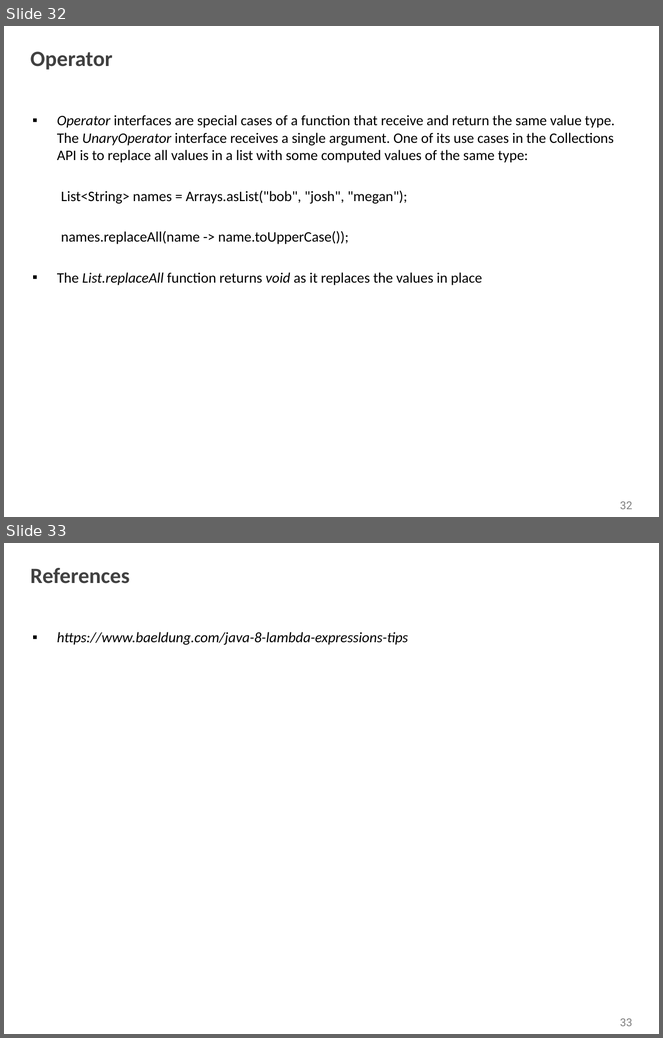
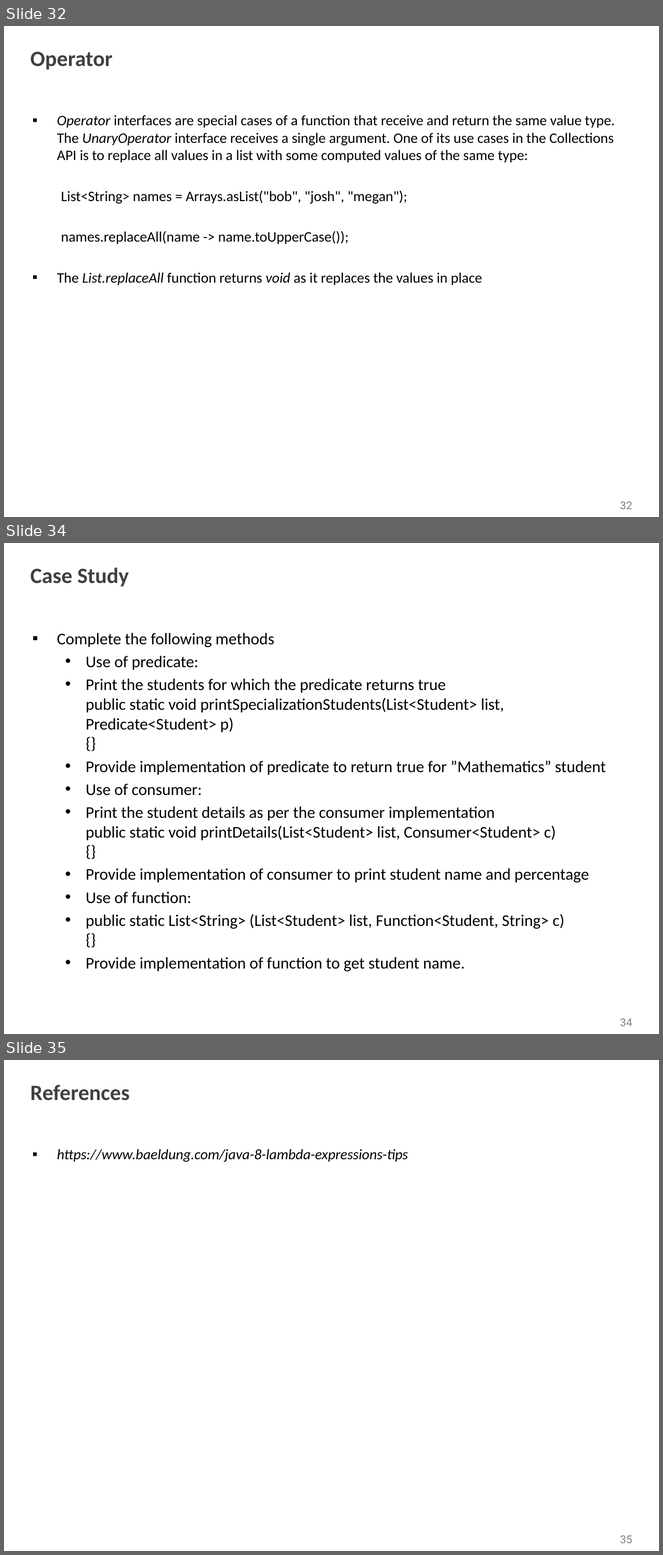
Before and after one commit to shalini06mittal/NCPIWS, a slide deck: ppt/Interfaces.pptx. Shown one above the other, each under a label of ours: slides 32 and 33 before the commit, slides 32, 34 and 35 after it; the slides between them are not shown. The pictures are 663x1038 and 663x1555 pixels, drawn with LibreOffice and Linux fonts; fonts in the diff are those of the drawing; background and template pictures are left out. Boxes give left, top, right and bottom in pixels: in the first picture for what was removed or moved away, otherwise in the second. Text is boxed around its words. In the diff, an @@ line names an element or a change of style, - is before the commit and + after.

```diff
--- a/ppt/Interfaces.pptx
+++ b/ppt/Interfaces.pptx
@@ slide 34 added at (x1=4, y1=543, x2=659, y2=1034), background picture (left out); not listed: 1 template element that a slide beside it also shows @@
@@ title added at (x1=31, y1=567, x2=129, y2=587), 24 pt, text #404040, bold @@
+Case Study
@@ text added at (x1=57, y1=633, x2=606, y2=972), 18 pt, text #000000 @@
+▪ Complete the following methods
+  • Use of predicate:
+  • Print the students for which the predicate returns true
+    public static void printSpecializationStudents(List<Student> list, Predicate<Student> p)
+    {}
+  • Provide implementation of predicate to return true for ”Mathematics” student
+  • Use of consumer:
+  • Print the student details as per the consumer implementation
+    public static void printDetails(List<Student> list, Consumer<Student> c)
+    {}
+  • Provide implementation of consumer to print student name and percentage
+  • Use of function:
+  • public static List<String> (List<Student> list, Function<Student, String> c)
+    {}
+  • Provide implementation of function to get student name.
@@ what was slide 33 is now slide 35 @@
@@ page number at (x1=620, y1=1536, x2=633, y2=1544): text changed @@
-33
+35
```
Also in this commit, not shown: 1 slide changed, 1 other slide added, 10 other files.
